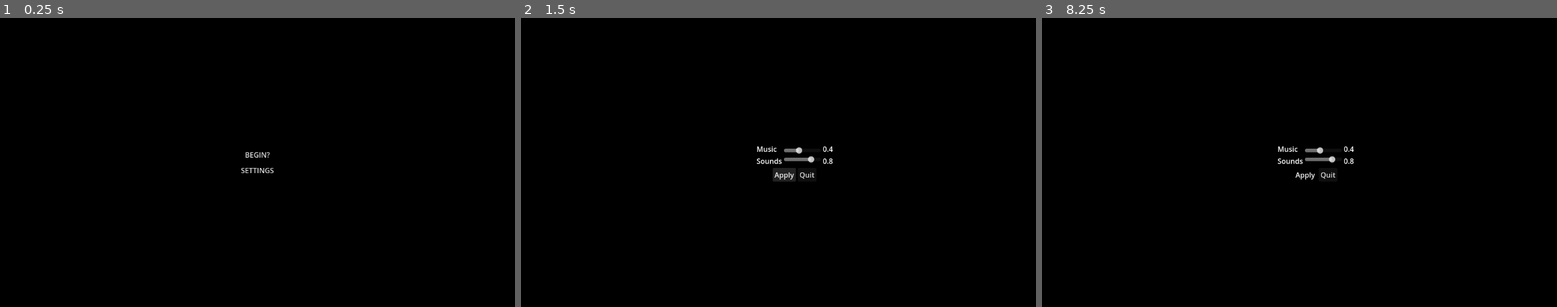
Above: before the commit, frames 1-3 (left to right).
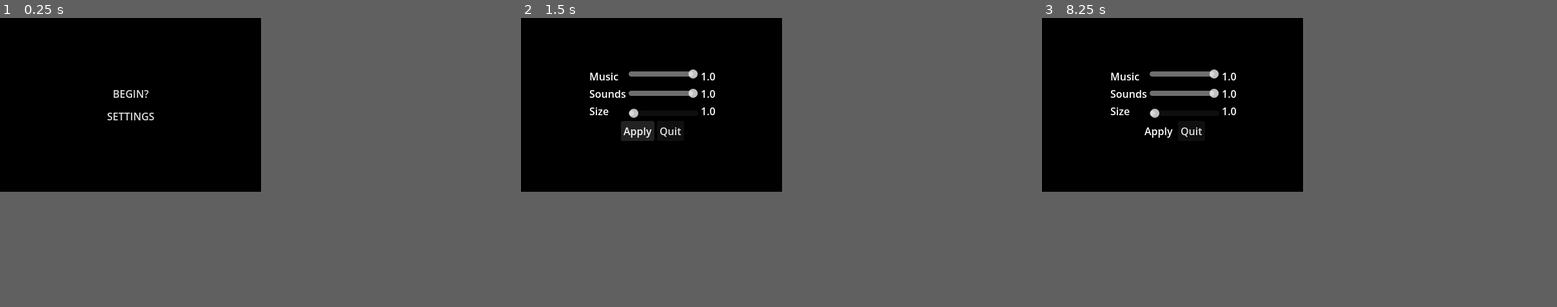
Above: after the commit, the same moments.

Repository: sanadjardaneh11-dotcom/TSR_game
Game: Godot game, scene res://Scenes/Starting screen.tscn
The game is run twice, just before and just after one commit, with the same random seed, the same clock (stepped at 60 frames per second) and the same inputs.
Inputs:
- Up to frame 1 (0.25 s): no input
- Up to frame 2 (1.5 s): click "SETTINGS" at 0.5 s; click "Apply" at 1.25 s
- Up to frame 3 (8.25 s): click "Apply" at 2 s; click "Apply" at 2.75 s; tap Enter (ACTION) at 3.5, 4.35, 5, 5.85, 6.5, 7.35 s; hold Enter (ACTION) 3.53-4.28 s; tap Space at 4.25, 5.75, 7.25 s; hold Enter (ACTION) 5.03-5.78 s; hold Enter (ACTION) 6.53-7.28 s; hold Enter (ACTION) from 8.03 s (still down)
In our replay, the window is 799x449 before the commit and 405x270 after it. These sizes can differ from the game's own. Grey fills any space a smaller window leaves; there, only what the larger window draws over its background counts as a difference.

The runs differ from the first frame. In frame 1, 0.4% of the frame differs, in the area x 20-54%, y 24-54%; in frame 2, 1.9%, in the area x 13-61%, y 17-57%; in frame 3, 1.4%.

Commit message:
Adding resulution settings(incomplete)

Diff:
--- a/Scenes/settings.tscn
+++ b/Scenes/settings.tscn
@@ -27,9 +27,9 @@
 anchor_top = 0.5
 anchor_right = 0.5
 anchor_bottom = 0.5
-offset_left = -49.0
+offset_left = -97.0
 offset_top = -42.5
-offset_right = 122.0
+offset_right = 99.0
 offset_bottom = 42.5
 grow_horizontal = 2
 grow_vertical = 2
@@ -45,28 +45,41 @@
 
 [node name="Music" type="Label" parent="settings/SliderSettings/Titles" unique_id=655592723]
 layout_mode = 2
+size_flags_vertical = 0
 text = "Music"
 
 [node name="Sounds" type="Label" parent="settings/SliderSettings/Titles" unique_id=1006959586]
 layout_mode = 2
 text = "Sounds"
 
+[node name="Label" type="Label" parent="settings/SliderSettings/Titles" unique_id=1048807924]
+layout_mode = 2
+size_flags_vertical = 8
+text = "Size"
+
 [node name="Values" type="VBoxContainer" parent="settings/SliderSettings" unique_id=1200492617]
 layout_mode = 2
 size_flags_horizontal = 3
-size_flags_vertical = 4
 alignment = 1
 
 [node name="Music" type="HSlider" parent="settings/SliderSettings/Values" unique_id=564475475]
 layout_mode = 2
-size_flags_vertical = 4
+size_flags_vertical = 2
 max_value = 1.0
 step = 0.1
 
 [node name="Sounds" type="HSlider" parent="settings/SliderSettings/Values" unique_id=29539551]
 layout_mode = 2
+size_flags_vertical = 6
 max_value = 1.0
 step = 0.1
+
+[node name="Size" type="HSlider" parent="settings/SliderSettings/Values" unique_id=1613572294]
+layout_mode = 2
+size_flags_vertical = 10
+min_value = 1.0
+max_value = 4.0
+value = 1.0
 
 [node name="Display value" type="VBoxContainer" parent="settings/SliderSettings" unique_id=57751346]
 layout_mode = 2
@@ -77,6 +90,9 @@
 layout_mode = 2
 
 [node name="Sounds" type="Label" parent="settings/SliderSettings/Display value" unique_id=100230924]
+layout_mode = 2
+
+[node name="Size" type="Label" parent="settings/SliderSettings/Display value" unique_id=390506193]
 layout_mode = 2
 
 [node name="Buttons" type="HBoxContainer" parent="settings" unique_id=853956989]
@@ -94,5 +110,6 @@
 
 [connection signal="value_changed" from="settings/SliderSettings/Values/Music" to="." method="_on_music_value_changed"]
 [connection signal="value_changed" from="settings/SliderSettings/Values/Sounds" to="." method="_on_sounds_value_changed"]
+[connection signal="value_changed" from="settings/SliderSettings/Values/Size" to="." method="_on_size_value_changed"]
 [connection signal="pressed" from="settings/Buttons/Apply" to="." method="_on_apply_pressed"]
 [connection signal="pressed" from="settings/Buttons/Quit" to="." method="_on_quit_pressed"]
--- a/Scripts/settings.gd
+++ b/Scripts/settings.gd
@@ -2,8 +2,10 @@
 
 @onready var music: HSlider = $settings/SliderSettings/Values/Music
 @onready var sounds: HSlider = $settings/SliderSettings/Values/Sounds
+@onready var res: HSlider = $settings/SliderSettings/Values/Size
 @onready var dispmusic: Label = $"settings/SliderSettings/Display value/Music"
 @onready var dispsounds: Label = $"settings/SliderSettings/Display value/Sounds"
+@onready var dispres: Label = $"settings/SliderSettings/Display value/Size"
 var savepath = "res://savedata.json"
 var savedata:Dictionary
 
@@ -13,8 +15,11 @@
 	print("Loaded value"+str(savedata["settings"][0])+"to music")
 	sounds.value = savedata["settings"][1]
 	print("Loaded value"+str(savedata["settings"][1])+"to sounds")
+	res.value = savedata["resulution"]
+	print("Loaded value"+str(savedata["resulution"])+"to res")
 	dispmusic.text = str(music.value)
 	dispsounds.text = str(sounds.value)
+	dispres.text = str(res.value)
 
 
 func load_json_file():
@@ -40,6 +45,10 @@
 	dispsounds.text = str(sounds.value)
 	savedata["settings"][1] = sounds.value
 
+func _on_size_value_changed(value: float) -> void:
+	dispres.text = str(res.value)
+	savedata["resulution"] = res.value
+
 
 func _on_apply_pressed() -> void:
 	save_to_json_file()
--- a/Scripts/starting_screen.gd
+++ b/Scripts/starting_screen.gd
@@ -1,6 +1,18 @@
 extends Control
 
+var savepath = "res://savedata.json"
+var savedata:Dictionary
+func _ready() -> void:
+	load_json_file()
 
+func load_json_file():
+	var file = FileAccess.open(savepath, FileAccess.READ)
+	var json = file.get_as_text()
+	var jsonobject = JSON.new()
+	jsonobject.parse(json)
+	print("Loaded:"+str(jsonobject.data)+"from file")
+	savedata = jsonobject.data
+	return savedata
 
 func _on_settings_pressed() -> void:
 	get_tree().change_scene_to_file("res://Scenes/settings.tscn")
--- a/project.godot
+++ b/project.godot
@@ -15,9 +15,20 @@
 [application]
 
 config/name="TYRANT SLAYERS RADDDD"
+config/description="The world is a dark/bright place"
 run/main_scene="uid://shkah3dcnjym"
 config/features=PackedStringArray("4.6", "Forward Plus")
+boot_splash/bg_color=Color(1, 1, 1, 1)
+boot_splash/use_filter=false
 config/icon="res://icon.svg"
+
+[display]
+
+window/size/viewport_width=405
+window/size/viewport_height=270
+window/size/resizable=false
+window/size/borderless=true
+window/size/sharp_corners=true
 
 [input]
 
--- a/savedata.json
+++ b/savedata.json
@@ -1 +1 @@
-{"hp":10.0,"maxhp":10.0,"settings":[0.4,0.8]}
+{"hp":100.0,"maxhp":10.0,"resulution":1.0,"settings":[1.0,1.0]}
